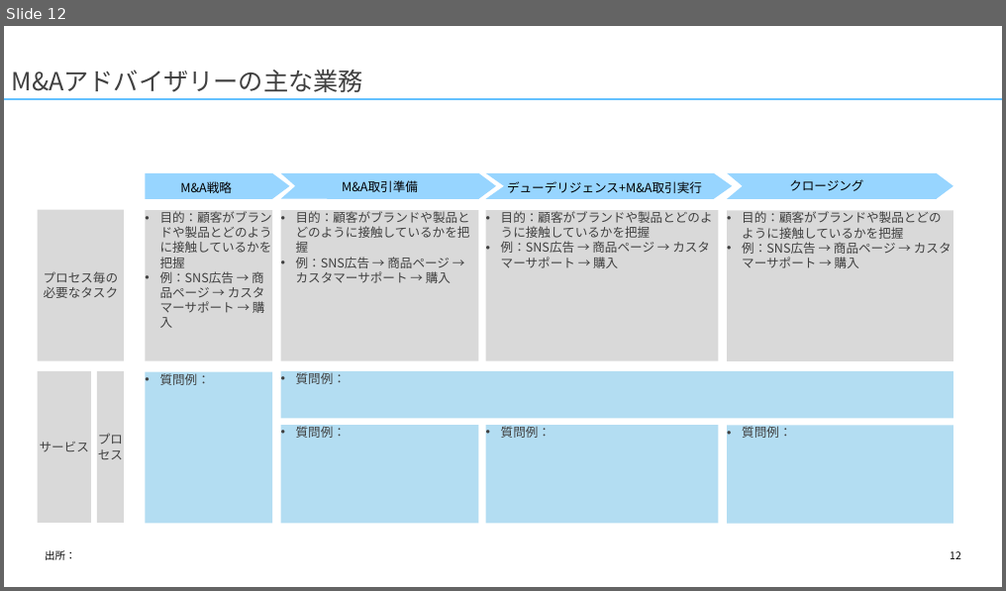
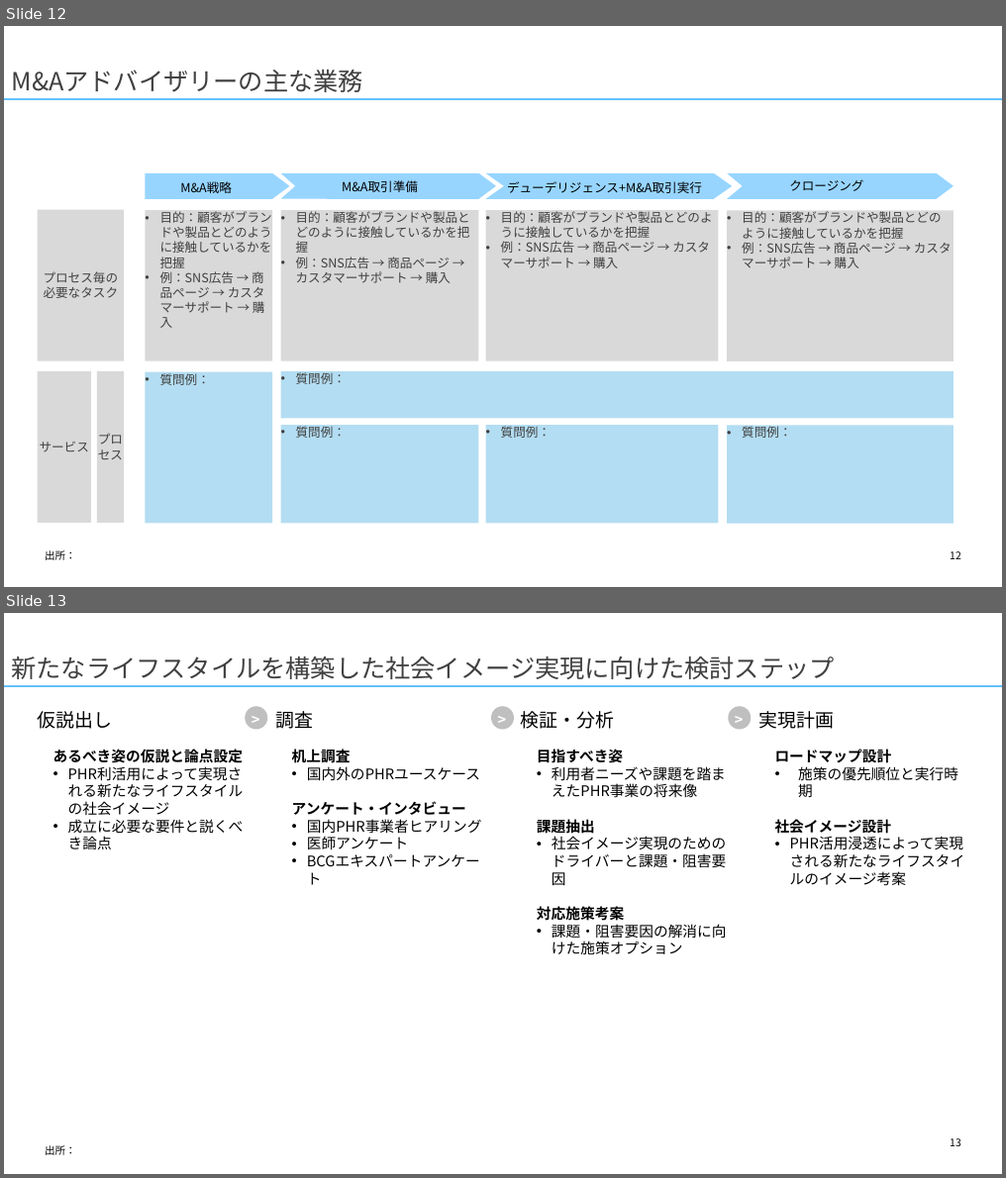
Before and after one commit to yuzucha16/dotfiles, a slide deck: office/Blank.potx. Shown one above the other, each under a label of ours: slide 12 before the commit, slides 12 and 13 after it. The pictures are 1006x591 and 1006x1178 pixels, drawn with LibreOffice and Linux fonts; fonts in the diff are those of the drawing. Boxes give left, top, right and bottom in pixels: in the first picture for what was removed or moved away, otherwise in the second. Text is boxed around its words. In the diff, an @@ line names an element or a change of style, - is before the commit and + after.

```diff
--- a/office/Blank.potx
+++ b/office/Blank.potx
@@ slide 13 added at [4, 613, 1002, 1174], background #FFFFFF; not listed: 1 template element that a slide beside it also shows @@
@@ title added at [12, 657, 835, 679], 24 pt, text #404040 @@
+新たなライフスタイルを構築した社会イメージ実現に向けた検討ステップ
@@ text added at [38, 711, 113, 729], 18 pt, text #000000 @@
+仮説出し
@@ ellipse added at [245, 707, 267, 730], fill #BFBFBF @@
@@ rectangle added at [252, 711, 260, 725], fill #BFBFBF, 14 pt, text #FFFFFF, bold @@
+>
@@ text added at [276, 711, 314, 729], 18 pt, text #000000 @@
+調査
@@ ellipse added at [491, 707, 514, 730], fill #BFBFBF @@
@@ rectangle added at [498, 711, 508, 725], fill #BFBFBF, 14 pt, text #FFFFFF, bold @@
+>
@@ text added at [521, 711, 614, 729], 18 pt, text #000000 @@
+検証・分析
@@ ellipse added at [728, 707, 750, 730], fill #BFBFBF @@
@@ rectangle added at [735, 711, 745, 725], fill #BFBFBF, 14 pt, text #FFFFFF, bold @@
+>
@@ text added at [759, 711, 835, 729], 18 pt, text #000000 @@
+実現計画
@@ text added at [54, 749, 244, 850], 14 pt, text #000000 @@
+あるべき姿の仮説と論点設定
+• PHR利活用によって実現される新たなライフスタイルの社会イメージ
+• 成立に必要な要件と説くべき論点
@@ text added at [292, 749, 482, 850], 14 pt, text #000000 @@
+机上調査
+• 国内外のPHRユースケース
+アンケート・インタビュー
+• 国内PHR事業者ヒアリング
+• 医師アンケート
+• BCGエキスパートアンケート
@@ text added at [537, 749, 727, 956], 14 pt, text #000000 @@
+目指すべき姿
+• 利用者ニーズや課題を踏まえたPHR事業の将来像
+課題抽出
+• 社会イメージ実現のためのドライバーと課題・阻害要因
+対応施策考案
+• 課題・阻害要因の解消に向けた施策オプション
@@ text added at [775, 749, 958, 834], 14 pt, text #000000 @@
+ロードマップ設計
+• 施策の優先順位と実行時期
+社会イメージ設計
+• PHR活用浸透によって実現される新たなライフスタイルのイメージ考案
@@ text added at [45, 1146, 75, 1156], 10 pt, text #000000 @@
+出所：
@@ page number added at [949, 1139, 961, 1147], 10 pt, text #000000 @@
+13
```
Also in this commit, not shown: 2 slides changed, 4 other slides added.
